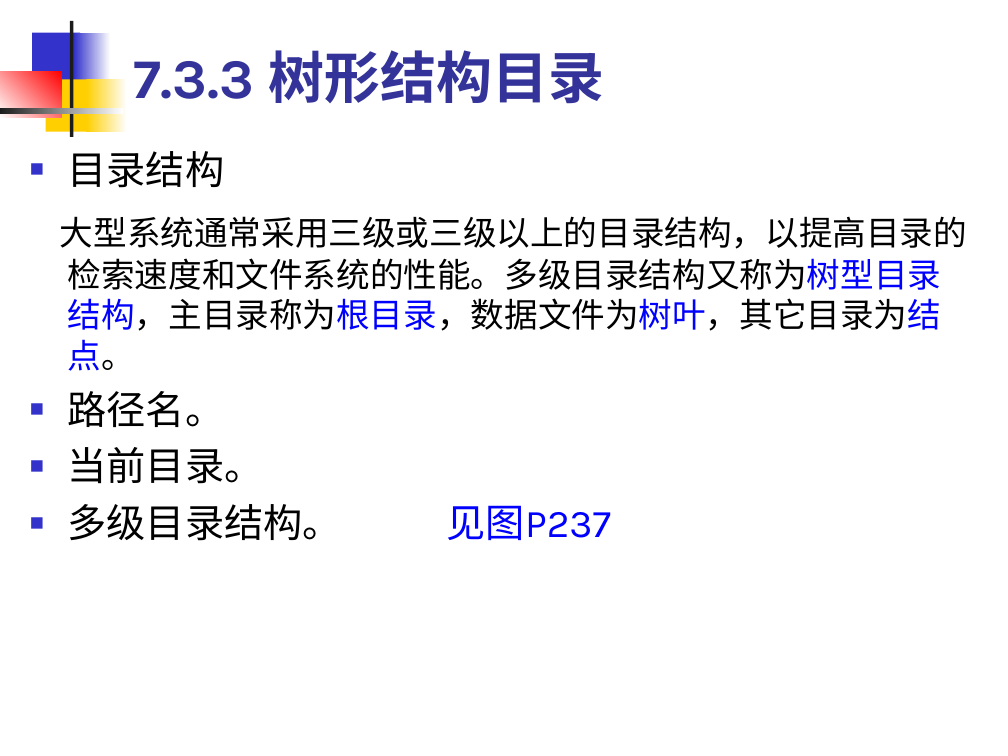
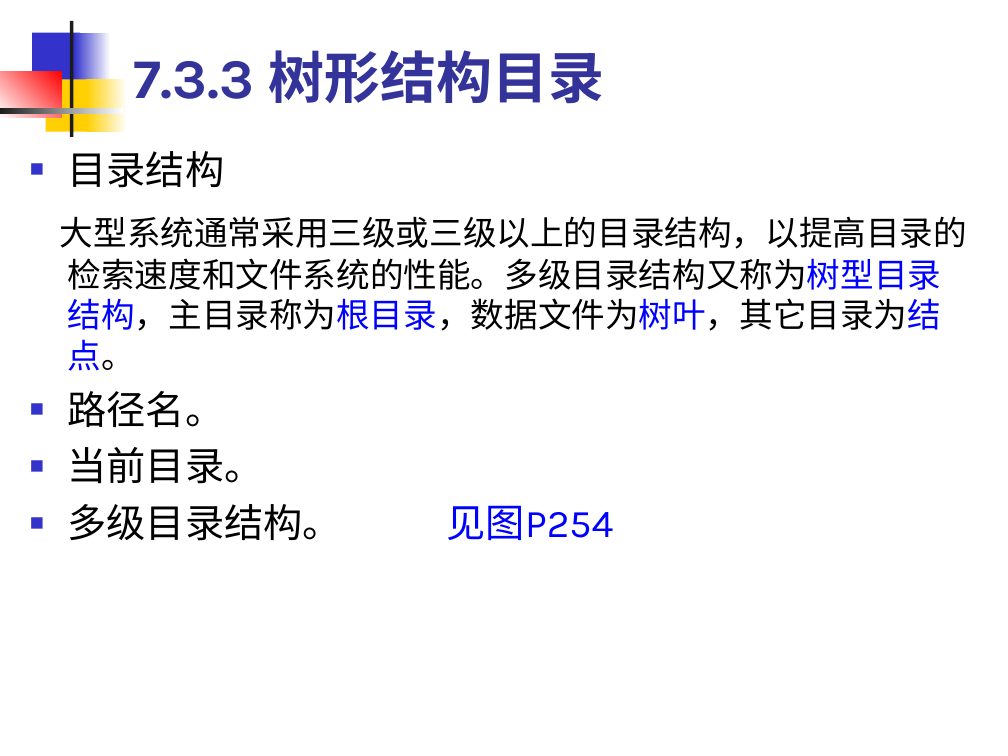
Before and after one commit to edu2act/course-OS, a slide deck: slide 49 of materials/slides/OS_Chap 7.ppt. Drawn at 1008x756 pixels with LibreOffice and Linux fonts; fonts in the diff are those of the drawing. Boxes give left, top, right and bottom in pixels: in the first picture for what was removed or moved away, otherwise in the second. Text is boxed around its words. In the diff, an @@ line names an element or a change of style, - is before the commit and + after.

```diff
--- a/materials/slides/OS_Chap 7.ppt
+++ b/materials/slides/OS_Chap 7.ppt
@@ text at bbox=[68, 504, 614, 541]: text changed @@
-■ 多级目录结构。 见图P237
+■ 多级目录结构。 见图P254
```
Also in this commit, not shown: 5 other slides changed, 3 other files.
